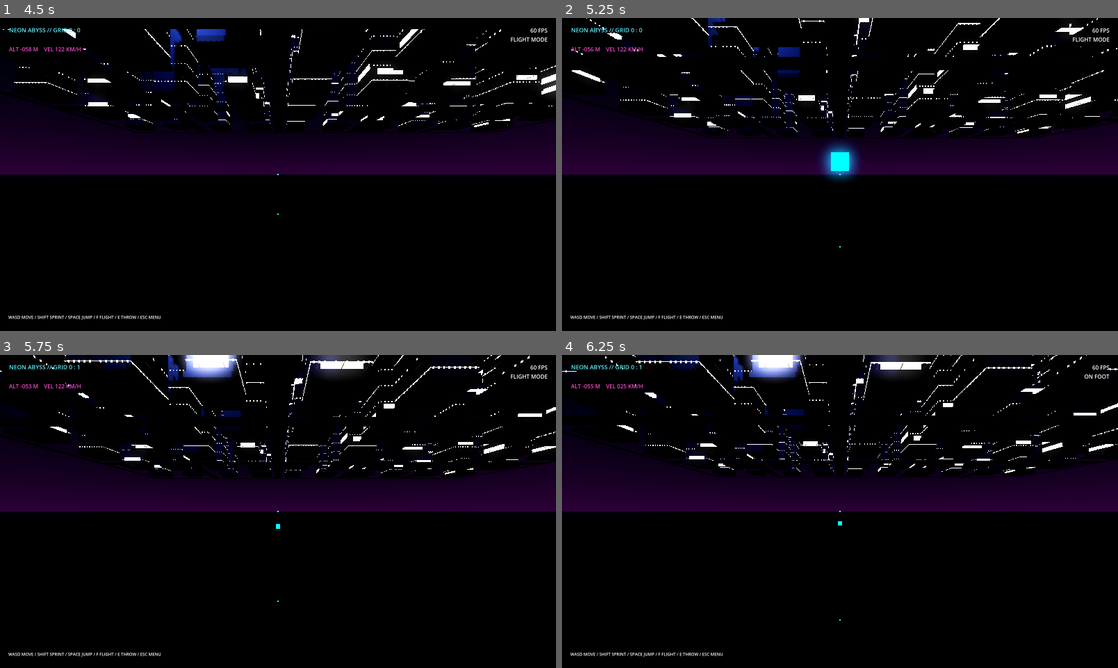
Above: before the commit, frames 1-4 (two rows, left to right).
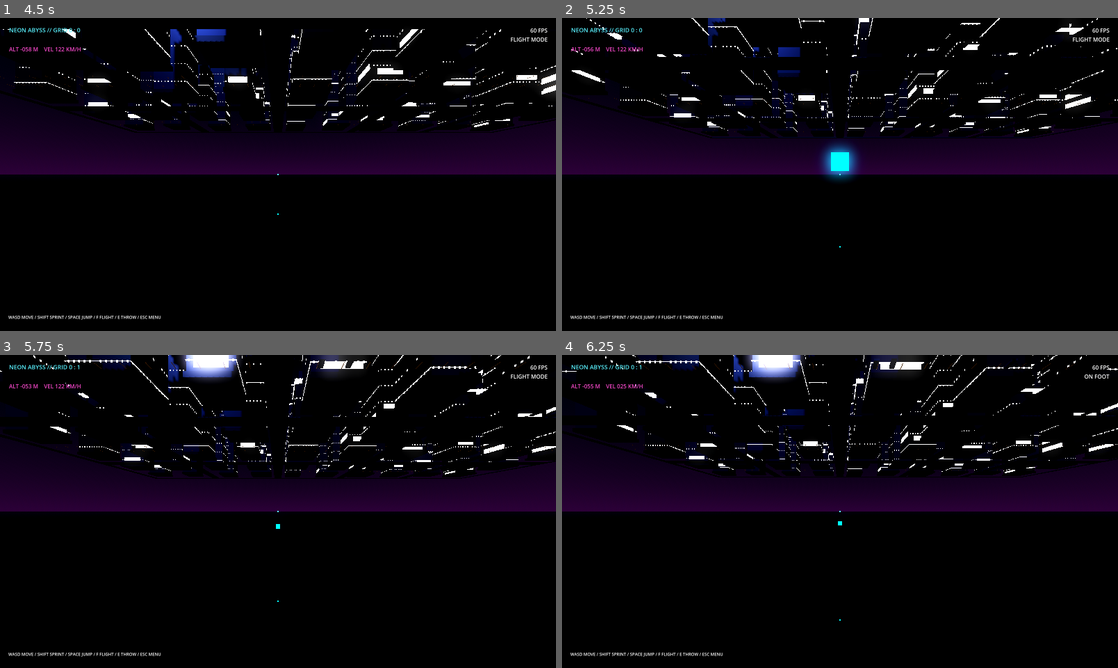
Above: after the commit, the same moments.

Repository: Liladizilla/neon-abyss
Game: Godot game, scene res://scenes/main.tscn
Same seed, same stepped clock (60 frames per second), same inputs: the game is played once before the commit and once after it.
Inputs (mouse positions are in pixels of both pictures, inside the frame that each line leads up to):
- Up to frame 1 (4.5 s): click "ENTER CITY" at 0.5 s; move the mouse to (305, 174) at 1.27 s; hold Shift (sprint) 1.28-2.03 s; hold W (move_forward) from 1.28 s (still down); tap Space (jump) at 1.52, 2.27, 3.77 s; move the mouse to (250, 174) at 2.02 s; tap E (throw_prop) at 2.1 s; move the mouse to (289, 168) at 2.77 s; hold F (toggle_flight) 2.78-3.53 s; move the mouse to (272, 180) at 3.52 s; tap Ctrl at 3.6 s; move the mouse to (316, 177) at 4.27 s; hold Shift (sprint) from 4.28 s (still down)
- Up to frame 2 (5.25 s): keep holding W (move_forward); tap Space (jump) at 4.52 s; move the mouse to (795, 171) at 5.02 s; release Shift (sprint) at 5.03 s; tap E (throw_prop) at 5.1 s
- Up to frame 3 (5.75 s): keep holding W (move_forward); tap Space (jump) at 5.27 s
- Up to frame 4 (6.25 s): keep holding W (move_forward); move the mouse to (845, 511) at 5.77 s; hold F (toggle_flight) from 5.78 s (still down)

Frame 1 is identical in both runs. In frame 2, less than 0.1% of the frame differs, in the area x 66-74%, y 1-12%; in frame 3, less than 0.1%; in frame 4, 0.1%, in the area x 52-100%, y 0-20%.
Error in both runs: Invalid assignment of property or key 'normal' with value of type 'Vector3' on a base object of type 'WorldBoundaryShape3D'. (res://scripts/city_streamer.gd:14)

Commit message:
feat: integrate weather and traffic systems

Diff:
--- a/scripts/game_root.gd
+++ b/scripts/game_root.gd
@@ -4,6 +4,8 @@
 const NET=preload("res://scripts/network_manager.gd")
 const HUD=preload("res://scripts/hud.gd")
 const MENU=preload("res://scripts/main_menu.gd")
+const WEATHER=preload("res://scripts/weather_controller.gd")
+const TRAFFIC=preload("res://scripts/traffic_system.gd")
 var player
 var network
 var hud
@@ -21,6 +23,13 @@
     network.name="NetworkManager"
     add_child(network)
     network.set_local_player(player)
+    var weather=WEATHER.new()
+    weather.name="RainAndMist"
+    weather.set_target(player)
+    add_child(weather)
+    var traffic=TRAFFIC.new()
+    traffic.name="TrafficSimulation"
+    add_child(traffic)
     hud=HUD.new()
     add_child(hud)
     hud.set_player(player)
@@ -63,10 +72,12 @@
     env.volumetric_fog_enabled=true
     env.volumetric_fog_density=0.018
     env.volumetric_fog_albedo=Color(0.21,0.12,0.34)
+    env.volumetric_fog_emission=Color(0.025,0.009,0.045)
     var we=WorldEnvironment.new()
     we.environment=env
     add_child(we)
     var moon=DirectionalLight3D.new()
+    moon.name="MoonKeyLight"
     moon.rotation_degrees=Vector3(-42,-28,0)
     moon.light_color=Color(0.34,0.48,1.0)
     moon.light_energy=0.65
